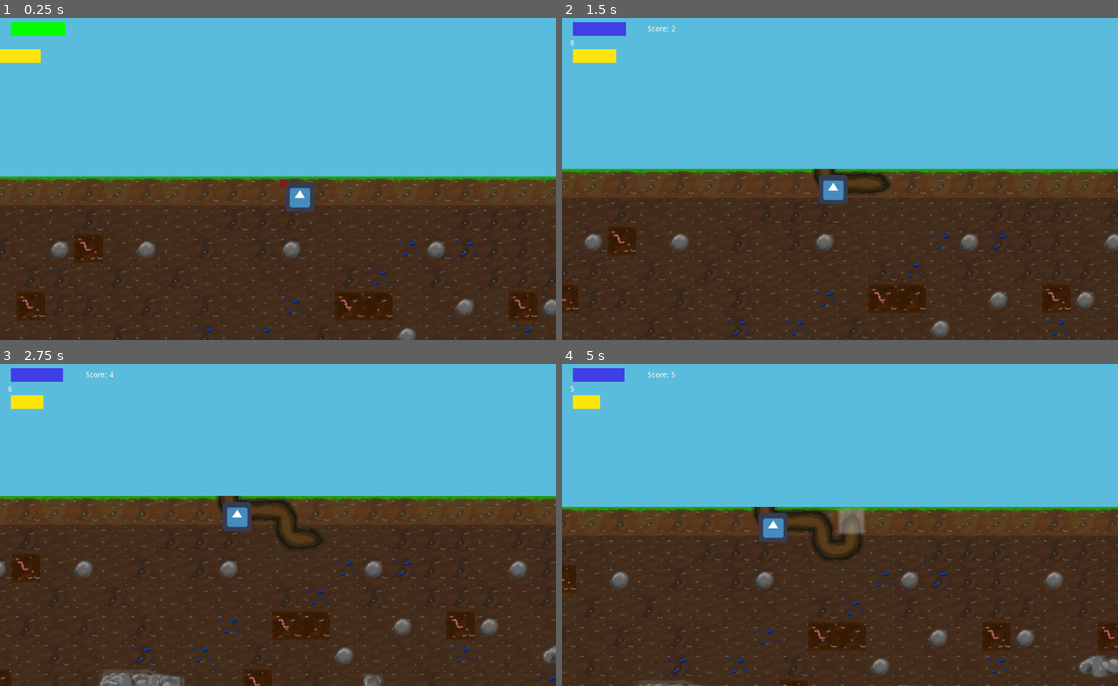
Above: before the commit, frames 1-4 (two rows, left to right).
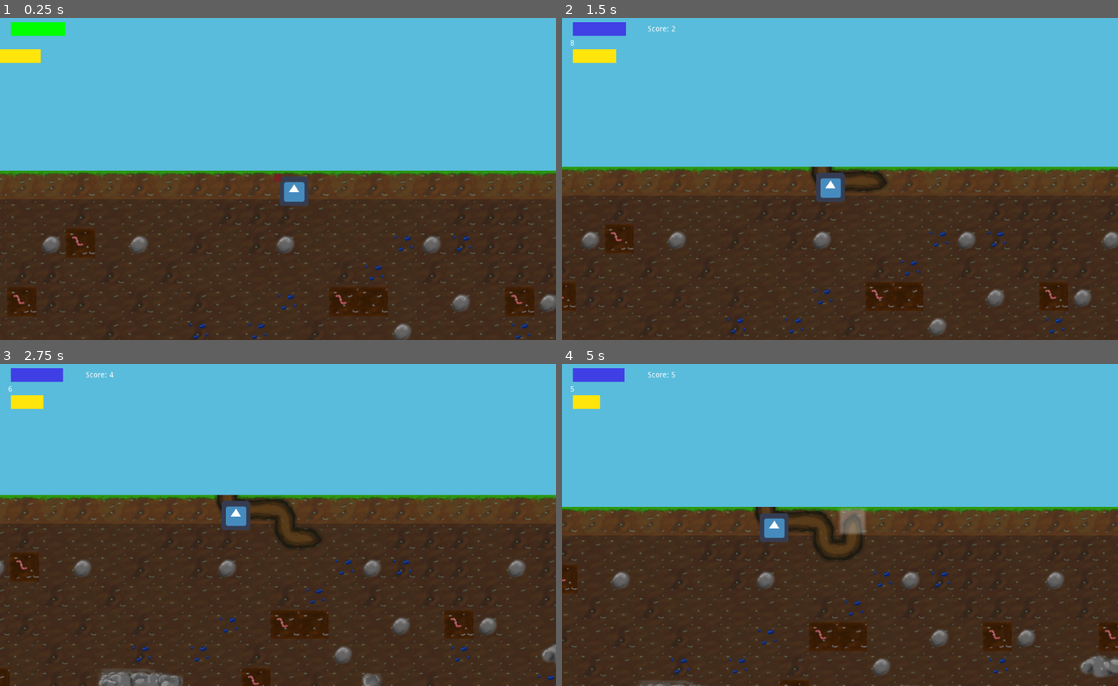
Above: after the commit, the same moments.

Repository: Sushperson/Tree-Simulator-2023
Game: Godot game, scene res://Scenes/World.tscn
The game is run twice, just before and just after one commit, with the same random seed, the same clock (stepped at 60 frames per second) and the same inputs. The engine's default icon, where the game draws it, is replaced by a stand-in: a white triangle on a blue panel in a dark square.
Inputs:
- Up to frame 1 (0.25 s): no input
- Up to frame 2 (1.5 s): hold D (right) 0.53-1.28 s; hold S (down) from 1.28 s (still down)
- Up to frame 3 (2.75 s): release S (down) at 2.03 s; hold D (right) from 2.03 s (still down)
- Up to frame 4 (5 s): release D (right) at 2.78 s; hold W (up) 2.78-3.53 s; hold A (left) from 3.53 s (still down); tap P (pause) at 4.15 s; tap E (skilltree) at 4.9 s

The runs differ from the first frame. In frame 1, 7.8% of the frame differs, in the area x 0-100%, y 47-100%; in frame 2, 5.9%; in frame 3, 4.2%; in frame 4, 1.4%.

Commit message:
added zoomin out at the end of the game, fixed stone autotile, fixed running-out-of-water ending

Diff:
--- a/Tree_sim/Scenes/World.tscn
+++ b/Tree_sim/Scenes/World.tscn
@@ -33,6 +33,7 @@
 [ext_resource path="res://Scripts/RO_Grid.gd" type="Script" id=31]
 [ext_resource path="res://assets/tilemap_sprit/wasser_kacheln2.png" type="Texture" id=32]
 [ext_resource path="res://assets/tilemap_sprit/nerstoffe_kacheln.png" type="Texture" id=33]
+[ext_resource path="res://Scripts/Camera2D.gd" type="Script" id=34]
 
 [sub_resource type="TileSet" id=1]
 0/name = "grade_h.png 0"
@@ -355,7 +356,7 @@
 0/region = Rect2( 64, 64, 1088, 320 )
 0/tile_mode = 1
 0/autotile/bitmask_mode = 1
-0/autotile/bitmask_flags = [ Vector2( 0, 0 ), 432, Vector2( 0, 1 ), 438, Vector2( 0, 2 ), 54, Vector2( 0, 4 ), 48, Vector2( 1, 0 ), 504, Vector2( 1, 1 ), 495, Vector2( 1, 2 ), 63, Vector2( 1, 4 ),  …(872 unchanged characters)…
+0/autotile/bitmask_flags = [ Vector2( 0, 0 ), 432, Vector2( 0, 1 ), 438, Vector2( 0, 2 ), 54, Vector2( 0, 4 ), 48, Vector2( 1, 0 ), 504, Vector2( 1, 1 ), 511, Vector2( 1, 2 ), 63, Vector2( 1, 4 ),  …(872 unchanged characters)…
 0/autotile/icon_coordinate = Vector2( 0, 0 )
 0/autotile/tile_size = Vector2( 64, 64 )
 0/autotile/spacing = 0
@@ -474,10 +475,12 @@
 remote_path = NodePath("../../Camera2D")
 
 [node name="Camera2D" type="Camera2D" parent="."]
+position = Vector2( 16, 16 )
 current = true
 zoom = Vector2( 1.2, 1.2 )
 smoothing_enabled = true
 smoothing_speed = 0.8
+script = ExtResource( 34 )
 
 [node name="Sprite" type="Sprite" parent="."]
 position = Vector2( 51, 46 )
--- /dev/null
+++ b/Tree_sim/Scripts/Camera2D.gd
@@ -0,0 +1,15 @@
+extends Camera2D
+
+var smooth_zoom = 1
+var target_zoom = zoom.x
+
+const ZOOM_SPEED = 10
+
+func _ready():
+	pass
+
+
+func _process(delta):
+	smooth_zoom = lerp(smooth_zoom, target_zoom, ZOOM_SPEED * delta)
+	if smooth_zoom != target_zoom:
+		set_zoom(Vector2(smooth_zoom, smooth_zoom))
--- a/Tree_sim/Scripts/Player.gd
+++ b/Tree_sim/Scripts/Player.gd
@@ -4,6 +4,8 @@
 #  member variables
 var pos_x = 0
 var pos_y = 0
+var min_pos = Vector2(0,0)
+var max_pos = Vector2(0,0)
 var move_dir = Vector2(0,1)
 var last_move_dir = Vector2(0,1)
 var last_tile = 0
@@ -30,9 +32,23 @@
 	pos_x += int(move_dir.x)
 	pos_y += int(move_dir.y)
 
+	update_max_coords()
+	print("max pos now: " + str(max_pos))
+	print("min pos now: " + str(min_pos))
 	path.append([pos_x, pos_y])
 	player_tile_id()
 	last_move_dir = Vector2(move_dir.x, move_dir.y)
+
+func update_max_coords():
+	if(pos_x > max_pos.x):
+		max_pos.x = pos_x
+	elif(pos_x < min_pos.x):
+		min_pos.x = pos_x
+
+	if(pos_y > max_pos.y):
+		max_pos.y = pos_y
+	elif(pos_y < min_pos.y):
+		min_pos.y = pos_y
 
 func get_pos_vec():
 	return Vector2(pos_x, pos_y)
@@ -49,7 +65,7 @@
 
 }
 
-
+# Set curved and straight root tiles
 func player_tile_id():
 	# v=0, h=1, lo=2, or=3, ru=4, lu=5
 	var verederung_move_dir = last_move_dir+move_dir
--- a/Tree_sim/Scripts/RO_Grid.gd
+++ b/Tree_sim/Scripts/RO_Grid.gd
@@ -18,8 +18,6 @@
 			var sum = 0.0
 			for e in tile_indices:
 				if rando < sum + e[1]:
-					print("generating cluster on " + str(Vector2(x, y)))
-					print("with nn-distance " + str(nn_dist))
 					if e[0] >= 1:
 						generate_cluster(x, y, e[0], cluster_size/3)
 					else:
--- a/Tree_sim/Scripts/World.gd
+++ b/Tree_sim/Scripts/World.gd
@@ -67,7 +67,9 @@
 
 # change the gamemode
 func change_mode(mode):
-
+	var player = get_node("Player")
+	var camera = get_node("Camera2D")
+	camera.set_follow_smoothing(5)
 	if in_spiel_modus == spiel_modi.skilltree and not mode == spiel_modi.skilltree:
 		get_node("Player/RemoteTransform2D2").update_position = true
 		get_node("cam_skilltree/RemoteTransform2D_skilltree").update_position = false
@@ -75,10 +77,22 @@
 		get_node("Player/RemoteTransform2D2").update_position = false
 		get_node("cam_skilltree").position = get_node("Player").position
 		get_node("cam_skilltree/RemoteTransform2D_skilltree").update_position = true
+	elif mode == spiel_modi.verloren:
+		get_node("Tick_clock").stop()
+		var player_max_world_pos = grid_to_world(player.max_pos + Vector2(5,5))
+		var player_min_world_pos = grid_to_world(player.min_pos - Vector2(5,5))
+		get_node("Player/RemoteTransform2D2").update_position = false
+		camera.position = (player_max_world_pos + player_min_world_pos) / 2
+		var zoom_vec = (player_max_world_pos - player_min_world_pos) / get_viewport_rect().size
+		if(zoom_vec.x > zoom_vec.y):
+			camera.target_zoom = zoom_vec.x
+		else:
+			camera.target_zoom = zoom_vec.y
+		generate_tiles(get_visible_rect())
+	speed_increase()
 
 	in_spiel_modus = mode
 	if(mode == spiel_modi.back_wurzeln):
-		var player = get_node("Player")
 		player.move_dir = Vector2(0,0)
 
 		var rootgrid = get_node("RootGrid")
@@ -105,7 +119,6 @@
 		var t_unten = 15
 
 		var rootgrid = get_node("RootGrid")
-		var player = get_node("Player")
 		if (rootgrid.get_cell(player.path[-2][0], player.path[-2][1]) == grade_v and player.move_dir == Vector2(-1,0)) or (ro …(216 unchanged characters)…
 			rootgrid.set_cell(player.path[-2][0], player.path[-2][1], t_links)
 		elif (rootgrid.get_cell(player.path[-2][0], player.path[-2][1]) == grade_h and player.move_dir == Vector2(0,-1)) or ( …(219 unchanged characters)…
@@ -136,6 +149,8 @@
 			change_mode(save_spiel_modus)
 			change_mode(spiel_modi.wurzeln)
 
+
+
 # process a single game step
 func tick():
 	#restart tick-clock
@@ -156,7 +171,7 @@
 			visual_hp()
 			score_update()
 			resource_yoink()
-			game_over()
+			is_game_over()
 
 	elif in_spiel_modus == spiel_modi.back_wurzeln:
 
@@ -193,12 +208,16 @@
 	tilemap.set_cell(player.get_last_x(), player.get_last_y(), player.last_tile)
 
 
+func grid_to_world(grid_pos : Vector2):
+	return (grid_pos * tile_size) + Vector2(tile_size / 2, tile_size / 2)
+
+
 # Get a rectangle that describes the currently visible part of the map in
 # grid coordinates
 func get_visible_rect():
 	var camera = get_node("Camera2D")
-	return Rect2(((camera.position - (get_viewport_rect().size / 2 * camera.zoom)) / tile_size).floor() - Vector2(1, 1),\
-				 (get_viewport_rect().size * camera.zoom / tile_size).ceil() + Vector2(2,2))
+	return Rect2(((camera.position - (get_viewport_rect().size / 2 * camera.target_zoom)) / tile_size).floor() - Vector2(1, 1),\
+				 (get_viewport_rect().size * camera.target_zoom / tile_size).ceil() + Vector2(2,2))
 
 func health():
 	var HUD = get_node("HUD")
@@ -248,6 +267,7 @@
 	score += 1
 	get_node("HUD/Score").set_text("Score: " + str(score))
 
+# Sets the sprite of the player (or something)
 func player_char():
 	var sprite = get_node("Player/Sprite")
 	var player = get_node("Player")
@@ -291,11 +311,11 @@
 	if tilemap.get_cell(player.pos_x, player.pos_y) == 4:
 		player.remaining_current_root_tiles += 2
 
-func game_over():
+func is_game_over():
 	var HUD = get_node("HUD")
 
 	if HUD.hp_bar <= 0:
-		get_node("Tick_clock").stop()
+		change_mode(spiel_modi.verloren)
 
 func speed_increase():
 	if score > 50 and score < 101:
@@ -307,3 +327,4 @@
 	elif score > 150:
 		game_speed = 0.85
 		tick_length = 1 - game_speed
+	get_node("Camera2D").set_follow_smoothing(2 * game_speed)
Not shown: 1 places in Tree_sim/Scenes/World.tscn that only renumber resources
